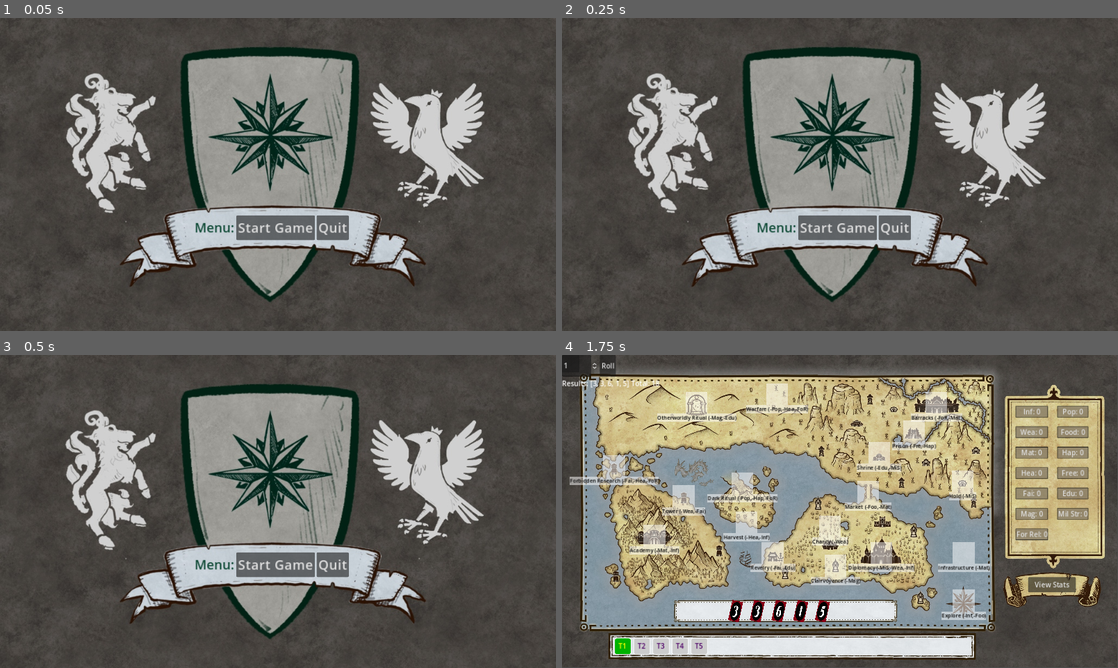
Above: before the commit, frames 1-4 (two rows, left to right).
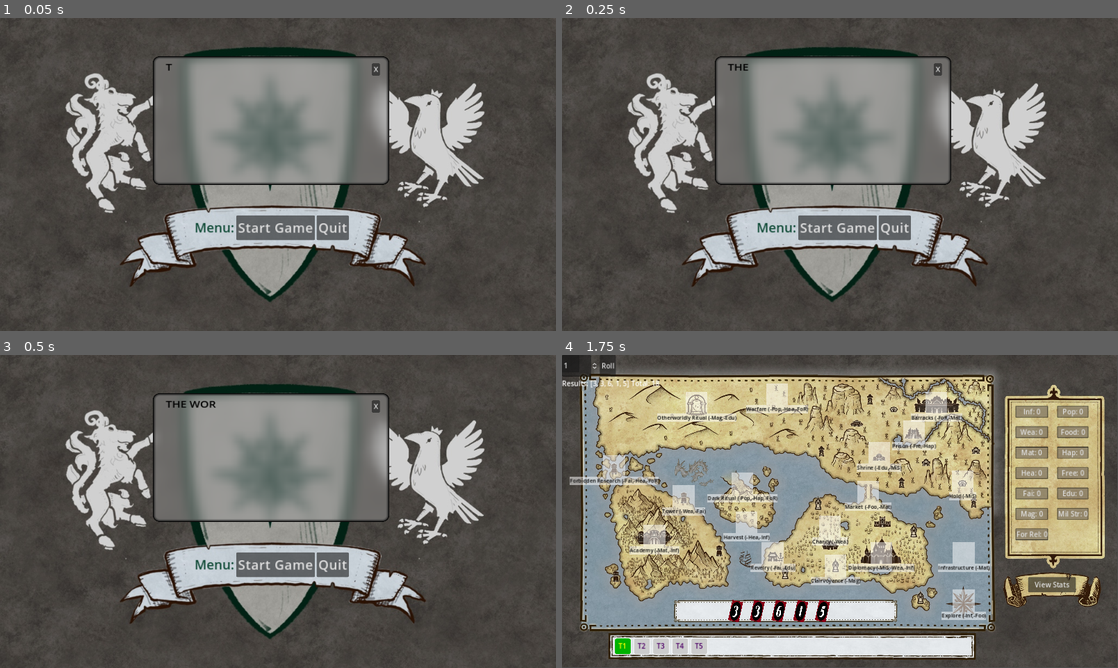
Above: after the commit, the same moments.

Repository: Evenwood/godotgamejam77
Game: Godot game, scene res://Main.tscn
Two runs of this game, one before a commit and one after it. Both use one fixed random seed, a clock stepped at 60 frames per second and the inputs below.
Inputs (mouse positions are in pixels of both pictures, inside the frame that each line leads up to):
- Up to frame 1 (0.05 s): no input
- Up to frame 2 (0.25 s): no input
- Up to frame 3 (0.5 s): no input
- Up to frame 4 (1.75 s): click (940, 405) at 0.5 s, where only the run after the commit has a clickable "X"; click "Start Game" at 1.25 s

The runs differ from the first frame. In frame 1, 9.4% of the frame differs, in the area x 27-70%, y 12-54%; in frame 2, 9.4%; in frame 3, 9.5%; in frame 4, nothing differs.

Commit message:
Added SFX to Main Menu and "story" to main menu

Diff:
--- /dev/null
+++ b/game/GUI/Main_menu.gdshader
@@ -0,0 +1,14 @@
+shader_type canvas_item;
+
+void vertex() {
+	// Called for every vertex the material is visible on.
+}
+
+void fragment() {
+	// Called for every pixel the material is visible on.
+}
+
+//void light() {
+	// Called for every pixel for every light affecting the CanvasItem.
+	// Uncomment to replace the default light processing function with this one.
+//}
--- a/game/GUI/Main_menu.tscn
+++ b/game/GUI/Main_menu.tscn
@@ -1,10 +1,66 @@
-[gd_scene load_steps=9 format=3 uid="uid://byechr8qw8rjg"]
+[gd_scene load_steps=19 format=3 uid="uid://byechr8qw8rjg"]
 
 [ext_resource type="Script" path="res://GUI/main_menu.gd" id="1_8br0w"]
 [ext_resource type="Texture2D" uid="uid://cihejk81mk8cj" path="res://Assets/main_menu.jpg" id="2_hh3ne"]
 [ext_resource type="Theme" uid="uid://xlky6upwwha" path="res://Assets/menu-theme.tres" id="3_fr1n2"]
+[ext_resource type="Shader" path="res://GUI/pause_menu.gdshader" id="3_oj2mf"]
+[ext_resource type="AudioStream" uid="uid://bwp8r6i5qgn6w" path="res://Assets/typewriter-typing-68696.mp3" id="4_1qti1"]
 [ext_resource type="AudioStream" uid="uid://dv1j2xj181cao" path="res://Assets/Gregorian Chant.mp3" id="4_he376"]
 [ext_resource type="AudioStream" uid="uid://cbvsbwhgqgaau" path="res://Assets/Bells1.mp3" id="4_hrqjj"]
+[ext_resource type="Script" path="res://GUI/close_story.gd" id="5_1x6a1"]
+
+[sub_resource type="ShaderMaterial" id="ShaderMaterial_0er2j"]
+shader = ExtResource("3_oj2mf")
+shader_parameter/lod = 3.171
+
+[sub_resource type="Theme" id="Theme_r3tda"]
+
+[sub_resource type="FontVariation" id="FontVariation_cnvh5"]
+
+[sub_resource type="Theme" id="Theme_05wg0"]
+default_font = SubResource("FontVariation_cnvh5")
+
+[sub_resource type="SystemFont" id="SystemFont_2tcm3"]
+font_weight = 450
+
+[sub_resource type="StyleBoxFlat" id="StyleBoxFlat_uw8t0"]
+content_margin_left = 29.0
+bg_color = Color(0.6, 0.6, 0.6, 0.470588)
+border_width_left = 8
+border_width_top = 8
+border_width_right = 8
+border_width_bottom = 8
+border_color = Color(0, 0, 0, 1)
+border_blend = true
+corner_radius_top_left = 15
+corner_radius_top_right = 15
+corner_radius_bottom_right = 15
+corner_radius_bottom_left = 15
+corner_detail = 10
+shadow_color = Color(0.00310393, 0.00160902, 5.15978e-05, 0.6)
+
+[sub_resource type="GDScript" id="GDScript_6osgh"]
+script/source = "extends RichTextLabel
+
+var menu_text = \"THE WORLD IN TURMOIL...\"#\\n\\nThe great EMPIRE has fallen to a rebel band led by a COURAGEOUS LEADER said to be in direct contact with the divine.\\n\\nA new provisional government has been created to solve the many problems the slaving EMPIRE has left behind. Many institutions are still despotic and are in desperate need of reform.\\n\\n Worst of all, many benefited from the Empire's policies are unhappy with the rebels new pretender government.\\n\\n How will you improve the lives of the people?\"
+
+# Called when the node enters the scene tree for the first time.
+func _ready() -> void:
+	scroll_text(menu_text)
+
+
+# Called every frame. 'delta' is the elapsed time since the previous frame.
+#func _process(delta: float) -> void:
+	#pass
+	#
+func scroll_text(input_text:String) -> void:
+	visible_characters = 0
+	text + input_text
+
+	for i in get_parsed_text():
+		visible_characters += 1
+		await get_tree().create_timer(0.075).timeout
+"
 
 [sub_resource type="FontVariation" id="FontVariation_d3deb"]
 
@@ -27,6 +83,56 @@
 offset_right = 1281.0
 offset_bottom = 720.0
 texture = ExtResource("2_hh3ne")
+
+[node name="ColorRect2" type="ColorRect" parent="TextureRect"]
+material = SubResource("ShaderMaterial_0er2j")
+layout_mode = 1
+anchors_preset = 15
+anchor_right = 1.0
+anchor_bottom = 1.0
+offset_left = 352.0
+offset_top = 88.0
+offset_right = -398.0
+offset_bottom = -307.0
+grow_horizontal = 2
+grow_vertical = 2
+scale = Vector2(1.0248, 0.910212)
+theme = SubResource("Theme_r3tda")
+color = Color(0.276284, 0.145599, 0.0579455, 0.85098)
+
+[node name="RichTextLabel" type="RichTextLabel" parent="TextureRect/ColorRect2"]
+layout_mode = 0
+offset_right = 531.0
+offset_bottom = 325.0
+theme = SubResource("Theme_05wg0")
+theme_override_colors/table_border = Color(0, 0, 0, 1)
+theme_override_colors/default_color = Color(0, 0, 0, 1)
+theme_override_colors/font_selected_color = Color(0, 0, 0, 1)
+theme_override_colors/selection_color = Color(0, 0, 0, 1)
+theme_override_colors/font_outline_color = Color(0, 0, 0, 1)
+theme_override_fonts/normal_font = SubResource("SystemFont_2tcm3")
+theme_override_font_sizes/normal_font_size = 25
+theme_override_styles/normal = SubResource("StyleBoxFlat_uw8t0")
+text = "THE WORLD IN TURMOIL...
+
+The great EMPIRE has fallen to a rebel band led by a COURAGEOUS LEADER said to be in direct contact with the divine. A new provisional government has been created to solve the many problems the slaving EMPIRE has left behind. Many institutions are still despotic and are in desperate need of reform. Worst of all, many benefited from the Empire's policies are unhappy with the rebels new pretender government. How will you improve the lives of the people?"
+scroll_following = true
+script = SubResource("GDScript_6osgh")
+
+[node name="AudioStreamPlayer2D" type="AudioStreamPlayer2D" parent="TextureRect/ColorRect2/RichTextLabel"]
+stream = ExtResource("4_1qti1")
+volume_db = 10.0
+autoplay = true
+attenuation = 0.258817
+
+[node name="close_story" type="Button" parent="TextureRect/ColorRect2"]
+layout_mode = 0
+offset_left = 492.0
+offset_top = 18.0
+offset_right = 508.0
+offset_bottom = 36.0
+text = "X"
+script = ExtResource("5_1x6a1")
 
 [node name="HBoxContainer" type="HBoxContainer" parent="TextureRect"]
 layout_mode = 0
@@ -60,5 +166,6 @@
 stream = ExtResource("4_he376")
 autoplay = true
 
+[connection signal="pressed" from="TextureRect/ColorRect2/close_story" to="." method="_on_close_story_pressed"]
 [connection signal="pressed" from="TextureRect/HBoxContainer/Button" to="." method="_on_button_pressed"]
 [connection signal="pressed" from="TextureRect/HBoxContainer/Button2" to="." method="_on_button_2_pressed"]
--- /dev/null
+++ b/game/GUI/close_story.gd
@@ -0,0 +1,11 @@
+extends Button
+
+
+# Called when the node enters the scene tree for the first time.
+func _ready() -> void:
+	pass # Replace with function body.
+
+
+# Called every frame. 'delta' is the elapsed time since the previous frame.
+func _process(delta: float) -> void:
+	pass
--- a/game/GUI/main_menu.gd
+++ b/game/GUI/main_menu.gd
@@ -19,3 +19,8 @@
 	#var gameScene = preload("res://GUI/Map_interface.tscn")
 	#$AudioStreamPlayer2D.play()
 	get_tree().change_scene_to_file("res://GUI/Map_interface.tscn")
+
+
+func _on_close_story_pressed() -> void:
+	$TextureRect/ColorRect2/RichTextLabel/AudioStreamPlayer2D.volume_db = -100
+	$TextureRect/ColorRect2.visible = false
--- /dev/null
+++ b/game/GUI/mainmenu.gdshader
@@ -0,0 +1,14 @@
+shader_type canvas_item;
+
+void vertex() {
+	// Called for every vertex the material is visible on.
+}
+
+void fragment() {
+	// Called for every pixel the material is visible on.
+}
+
+//void light() {
+	// Called for every pixel for every light affecting the CanvasItem.
+	// Uncomment to replace the default light processing function with this one.
+//}
Not shown, added: game/Assets/typewriter-typing-68696.mp3.import
Not shown, added: game/Assets/typewriter-typing-68696.mp3
